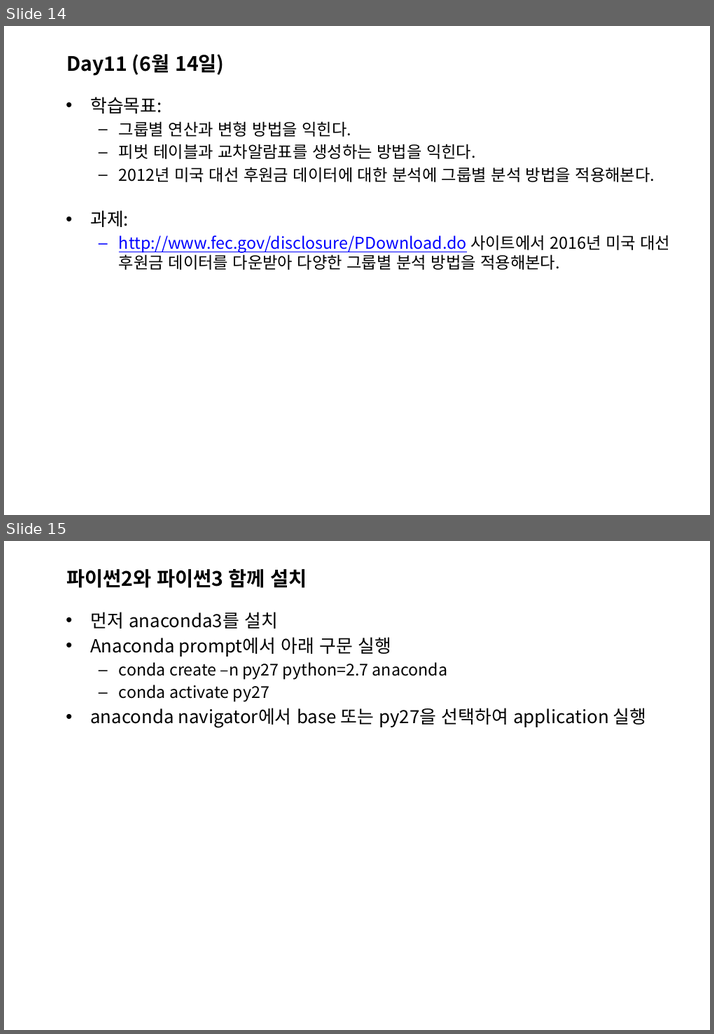
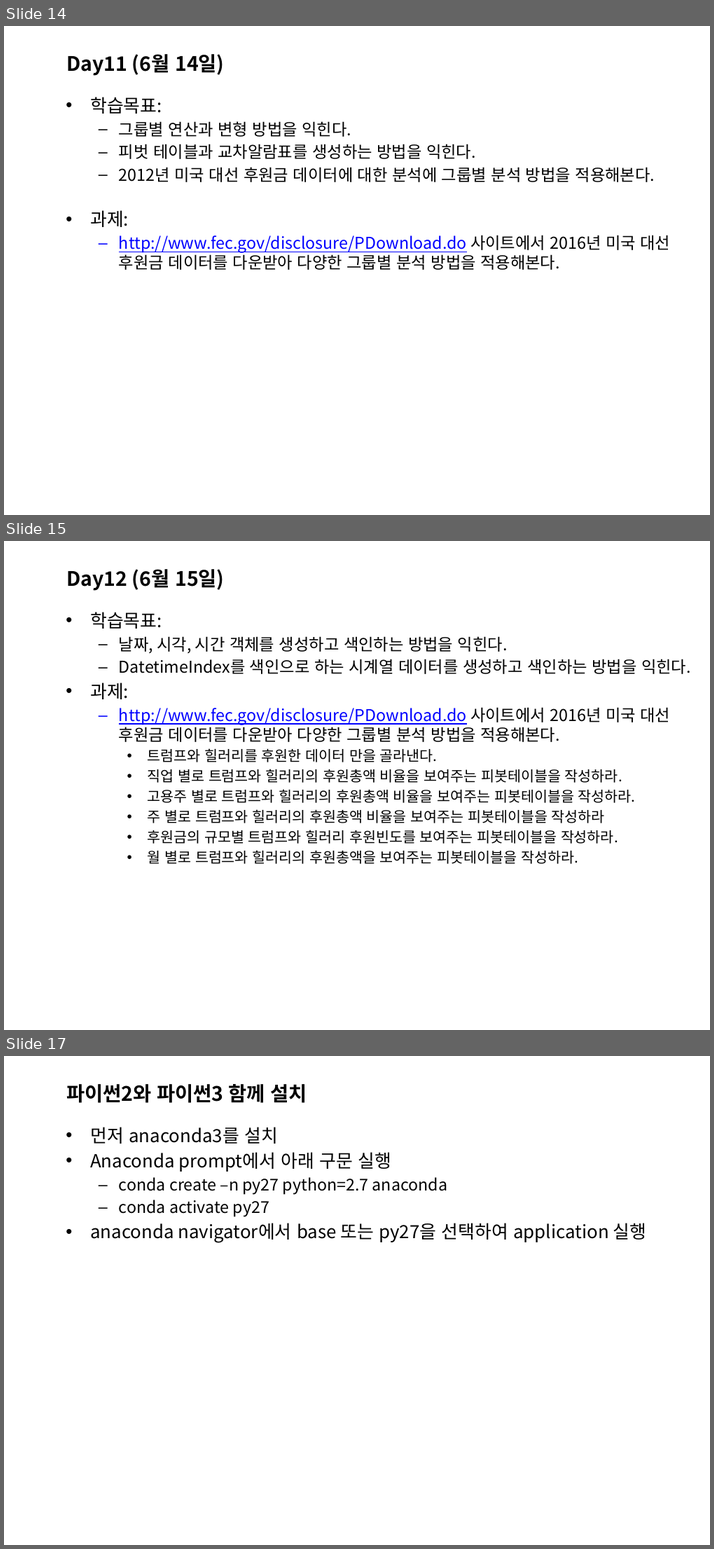
Before and after one commit to sulheebaek/DAPython, a slide deck: 한2018_파이썬을 활용한 데이터 분석_강의개요.pptx. Shown one above the other, each under a label of ours: slides 14 and 15 before the commit, slides 14, 15 and 17 after it; the slides between them are not shown. The pictures are 714x1034 and 714x1549 pixels, drawn with LibreOffice and Linux fonts; fonts in the diff are those of the drawing; background and template pictures are left out. Boxes give left, top, right and bottom in pixels: in the first picture for what was removed or moved away, otherwise in the second. Text is boxed around its words. In the diff, an @@ line names an element or a change of style, - is before the commit and + after.

```diff
--- a/한2018_파이썬을 활용한 데이터 분석_강의개요.pptx
+++ b/한2018_파이썬을 활용한 데이터 분석_강의개요.pptx
@@ slide 15 added at bbox=[4, 541, 710, 1030], background picture (left out) @@
@@ title added at bbox=[66, 569, 224, 591], 22 pt, text #000000, bold @@
+Day12 (6월 15일)
@@ text added at bbox=[90, 612, 691, 864], 16 pt, text #000000 @@
+• 학습목표:
+  – 날짜, 시각, 시간 객체를 생성하고 색인하는 방법을 익힌다.
+  – DatetimeIndex를 색인으로 하는 시계열 데이터를 생성하고 색인하는 방법을 익힌다.
+• 과제:
+  – http://www.fec.gov/disclosure/PDownload.do 사이트에서 2016년 미국 대선 후원금 데이터를 다운받아 다양한 그룹별 분석 방법을 적용해본다.
+    • 트럼프와 힐러리를 후원한 데이터 만을 골라낸다.
+    • 직업 별로 트럼프와 힐러리의 후원총액 비율을 보여주는 피봇테이블을 작성하라.
+    • 고용주 별로 트럼프와 힐러리의 후원총액 비율을 보여주는 피봇테이블을 작성하라.
+    • 주 별로 트럼프와 힐러리의 후원총액 비율을 보여주는 피봇테이블을 작성하라
+    • 후원금의 규모별 트럼프와 힐러리 후원빈도를 보여주는 피봇테이블을 작성하라.
+    • 월 별로 트럼프와 힐러리의 후원총액을 보여주는 피봇테이블을 작성하라.
@@ what was slide 15 is now slide 17 @@
```
Also in this commit, not shown: 1 other slide added.
